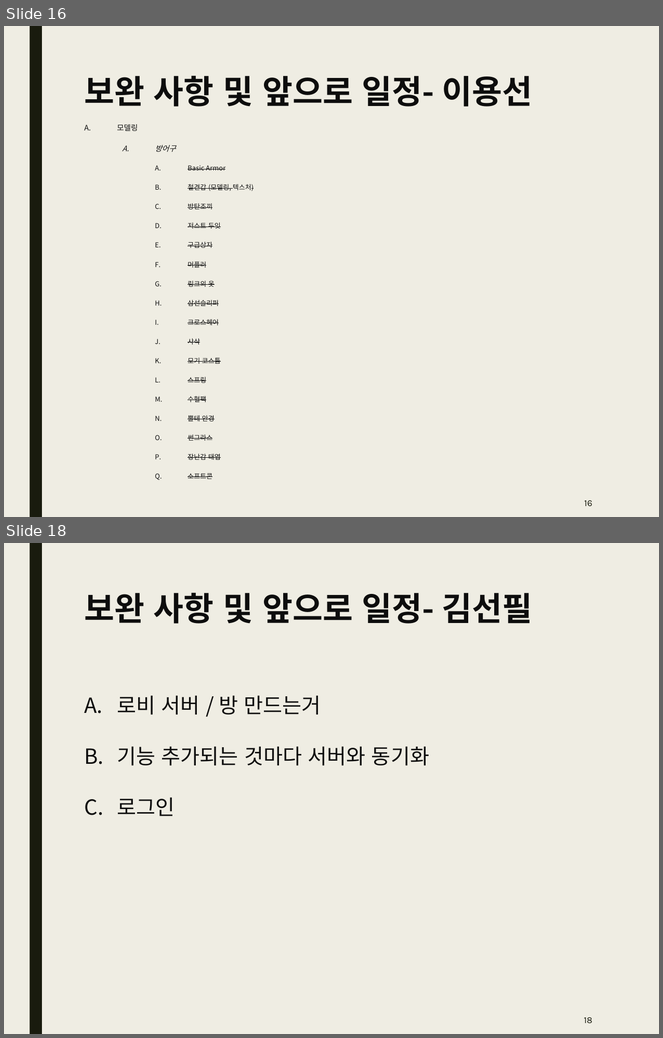
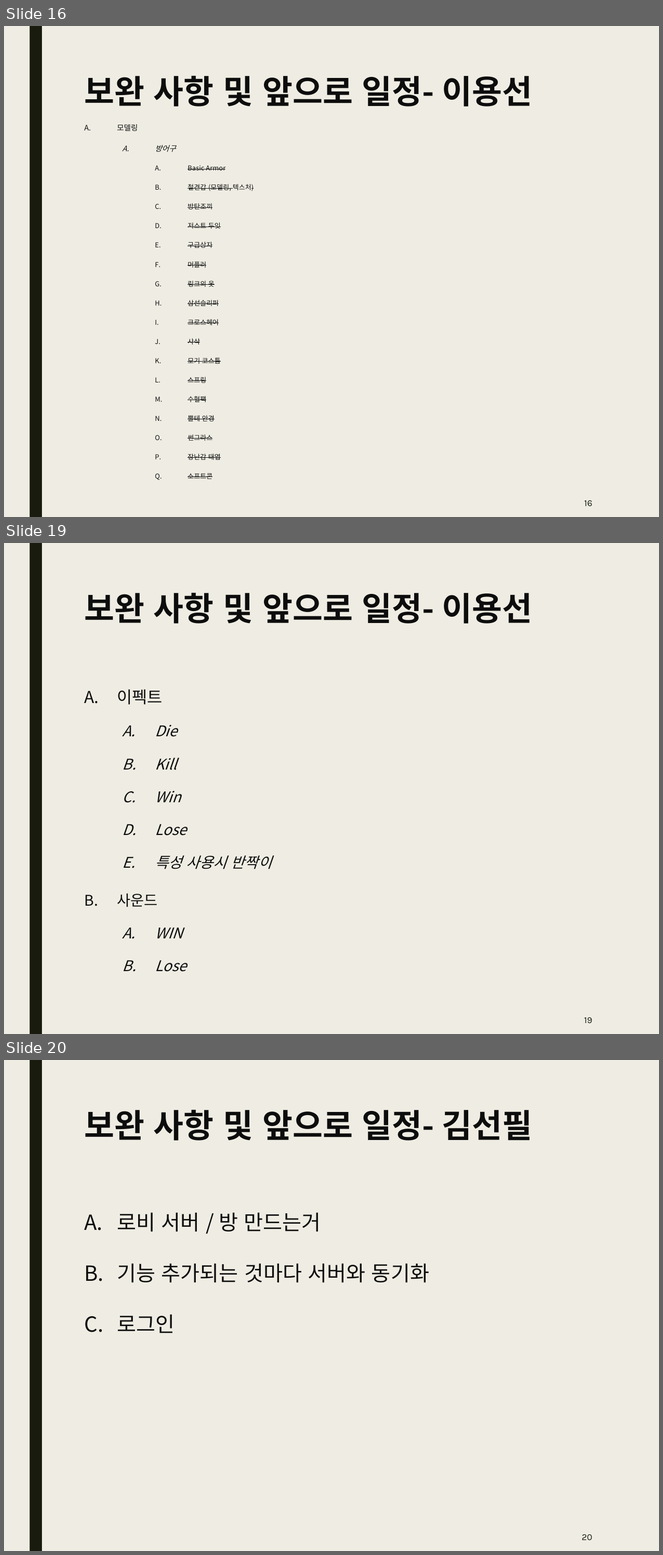
Before and after one commit to Kim2Kang/Documents, a slide deck: 진행사항.pptx. Shown one above the other, each under a label of ours: slides 16 and 18 before the commit, slides 16, 19 and 20 after it; the slides between them are not shown. The pictures are 663x1038 and 663x1555 pixels, drawn with LibreOffice and Linux fonts; fonts in the diff are those of the drawing. Boxes give left, top, right and bottom in pixels: in the first picture for what was removed or moved away, otherwise in the second. Text is boxed around its words. In the diff, an @@ line names an element or a change of style, - is before the commit and + after.

Commit message:
진행사항 ppt 업로드
진행사항 ppt 업로드

```diff
--- a/진행사항.pptx
+++ b/진행사항.pptx
@@ slide 19 added at [4,543,659,1034], background #EFEDE3; not listed: 1 template element that a slide beside it also shows @@
@@ title added at [84,593,532,624], 36 pt, text #0D0D0D, bold @@
+보완 사항 및 앞으로 일정- 이용선
@@ text added at [117,689,272,972], 16.2 pt, text #0D0D0D, italic @@
+A. 이펙트
+  A. Die
+  B. Kill
+  C. Win
+  D. Lose
+  E. 특성 사용시 반짝이
+B. 사운드
+  A. WIN
+  B. Lose
@@ page number added at [584,1018,593,1023], 10 pt, text #191B0E @@
+19
@@ what was slide 18 is now slide 20 @@
@@ page number at [582,1535,592,1540]: text changed @@
-18
+20
```
Also in this commit, not shown: 1 slide changed, 1 other slide added.
